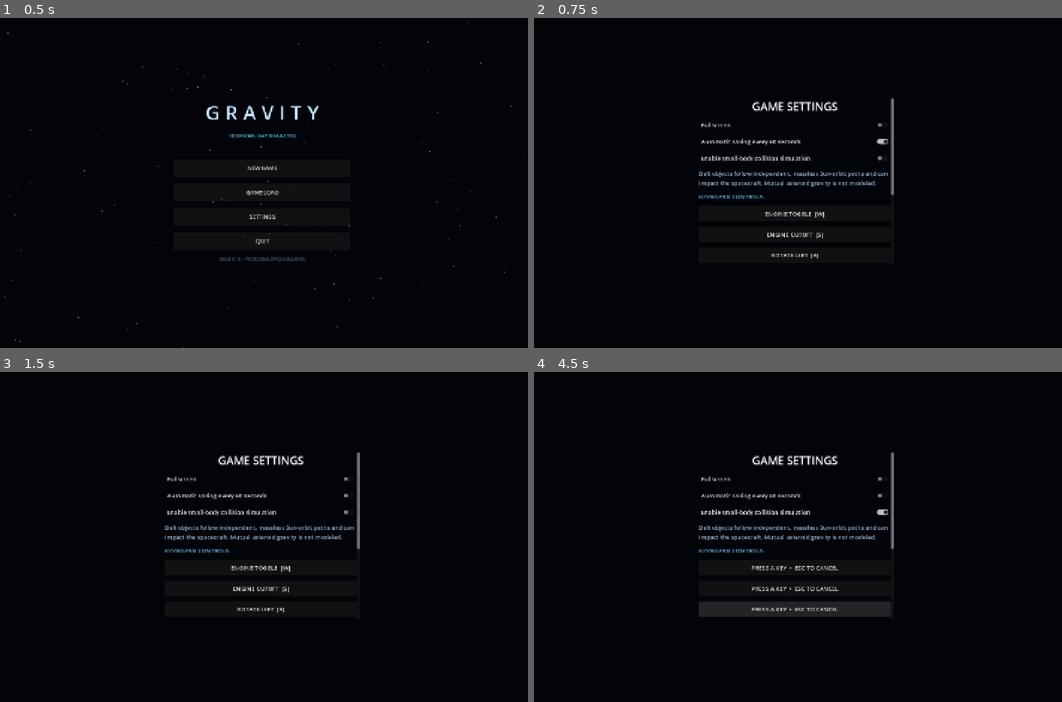
Above: before the commit, frames 1-4 (two rows, left to right).
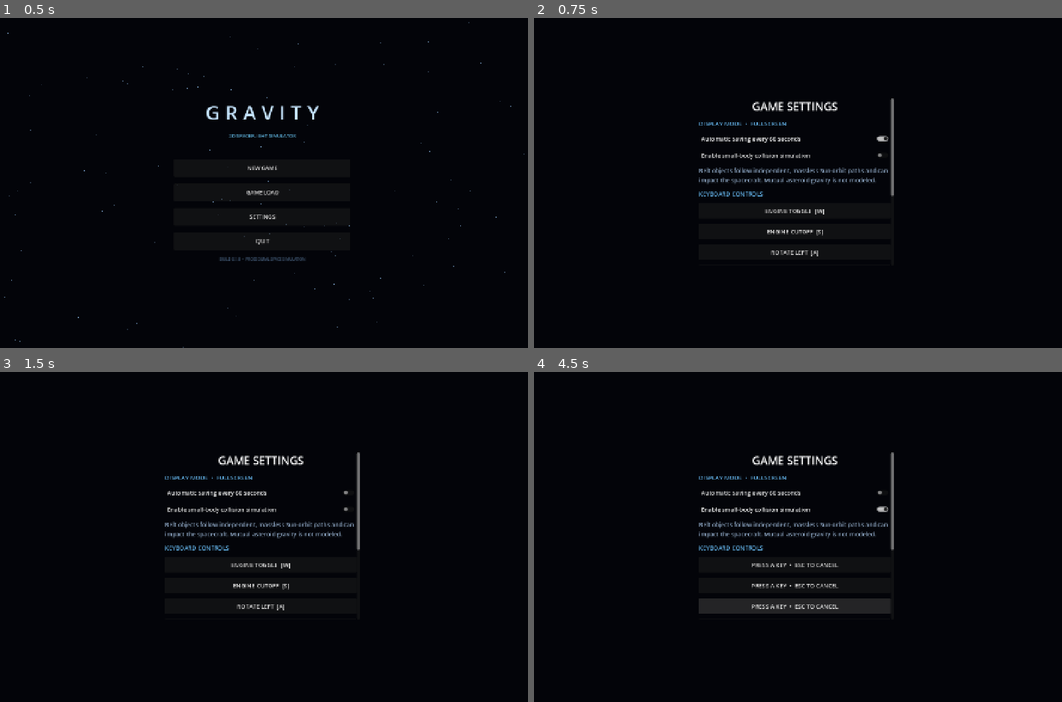
Above: after the commit, the same moments.

Repository: Blagos1195/Gravity-simulator
Game: Godot game, scene res://scenes/main.tscn
The game is run twice, just before and just after one commit, with the same random seed, the same clock (stepped at 60 frames per second) and the same inputs.
Inputs:
- Up to frame 1 (0.5 s): no input
- Up to frame 2 (0.75 s): click "SETTINGS" at 0.5 s
- Up to frame 3 (1.5 s): click "Automatic saving every 60 sec…" at 1.25 s
- Up to frame 4 (4.5 s): click "Enable small-body collision s…" at 2 s; click "ENGINE TOGGLE [W]" at 2.75 s; click "ENGINE CUTOFF [S]" at 3.5 s; click "ROTATE LEFT [A]" at 4.25 s

Frame 1 is identical in both runs. In frame 2, 2.5% of the frame differs, in the area x 31-69%, y 31-73%; in frame 3, 2.5%; in frame 4, 3.4%, in the area x 31-69%, y 31-75%.

Commit message:
Fix fullscreen display and rocket builder layout

Diff:
--- a/Gravity/scripts/main.gd
+++ b/Gravity/scripts/main.gd
@@ -78,6 +78,7 @@
 var design_preview: Control
 
 func _ready() -> void:
+	DisplayServer.window_set_mode(DisplayServer.WINDOW_MODE_FULLSCREEN)
 	DirAccess.make_dir_recursive_absolute(ProjectSettings.globalize_path(SAVE_DIR))
 	_configure_input_actions()
 	_load_general_settings()
@@ -108,14 +109,11 @@
 	config.load("user://settings.cfg")
 	autosave_enabled = bool(config.get_value("general", "autosave", true))
 	simulate_belt_collisions = bool(config.get_value("general", "simulate_belt_collisions", false))
-	var fullscreen := bool(config.get_value("general", "fullscreen", false))
-	DisplayServer.window_set_mode(DisplayServer.WINDOW_MODE_FULLSCREEN if fullscreen else DisplayServer.WINDOW_MODE_WINDOWED)
 
 func _save_general_settings() -> void:
 	var config := ConfigFile.new()
 	config.set_value("general", "autosave", autosave_enabled)
 	config.set_value("general", "simulate_belt_collisions", simulate_belt_collisions)
-	config.set_value("general", "fullscreen", DisplayServer.window_get_mode() == DisplayServer.WINDOW_MODE_FULLSCREEN)
 	config.save("user://settings.cfg")
 
 func _input(event: InputEvent) -> void:
@@ -181,6 +179,8 @@
 		if not child is Window:
 			continue
 		var window := child as Window
+		if window.mode == Window.MODE_FULLSCREEN:
+			continue
 		window.min_size = Vector2i(mini(window.min_size.x, available.x), mini(window.min_size.y, available.y))
 		var target_size := Vector2i(mini(window.size.x, available.x), mini(window.size.y, available.y))
 		if target_size != window.size:
@@ -797,7 +797,7 @@
 		builder._refresh()
 		return
 	get_tree().root.add_child(builder)
-	builder.popup_centered()
+	builder.popup()
 
 
 func _duplicate_stage(stage_index: int) -> void:
@@ -1401,14 +1401,10 @@
 	heading.horizontal_alignment = HORIZONTAL_ALIGNMENT_CENTER
 	heading.add_theme_font_size_override("font_size", 30)
 	settings_root.add_child(heading)
-	var fullscreen := CheckButton.new()
-	fullscreen.text = "Fullscreen"
-	fullscreen.button_pressed = DisplayServer.window_get_mode() == DisplayServer.WINDOW_MODE_FULLSCREEN
-	fullscreen.toggled.connect(func(enabled: bool):
-		DisplayServer.window_set_mode(DisplayServer.WINDOW_MODE_FULLSCREEN if enabled else DisplayServer.WINDOW_MODE_WINDOWED)
-		_save_general_settings()
-	)
-	settings_root.add_child(fullscreen)
+	var fullscreen_label := Label.new()
+	fullscreen_label.text = "DISPLAY MODE  •  FULLSCREEN"
+	fullscreen_label.add_theme_color_override("font_color", Color(0.4, 0.72, 0.94))
+	settings_root.add_child(fullscreen_label)
 	var autosave := CheckButton.new()
 	autosave.text = "Automatic saving every 60 seconds"
 	autosave.button_pressed = autosave_enabled
